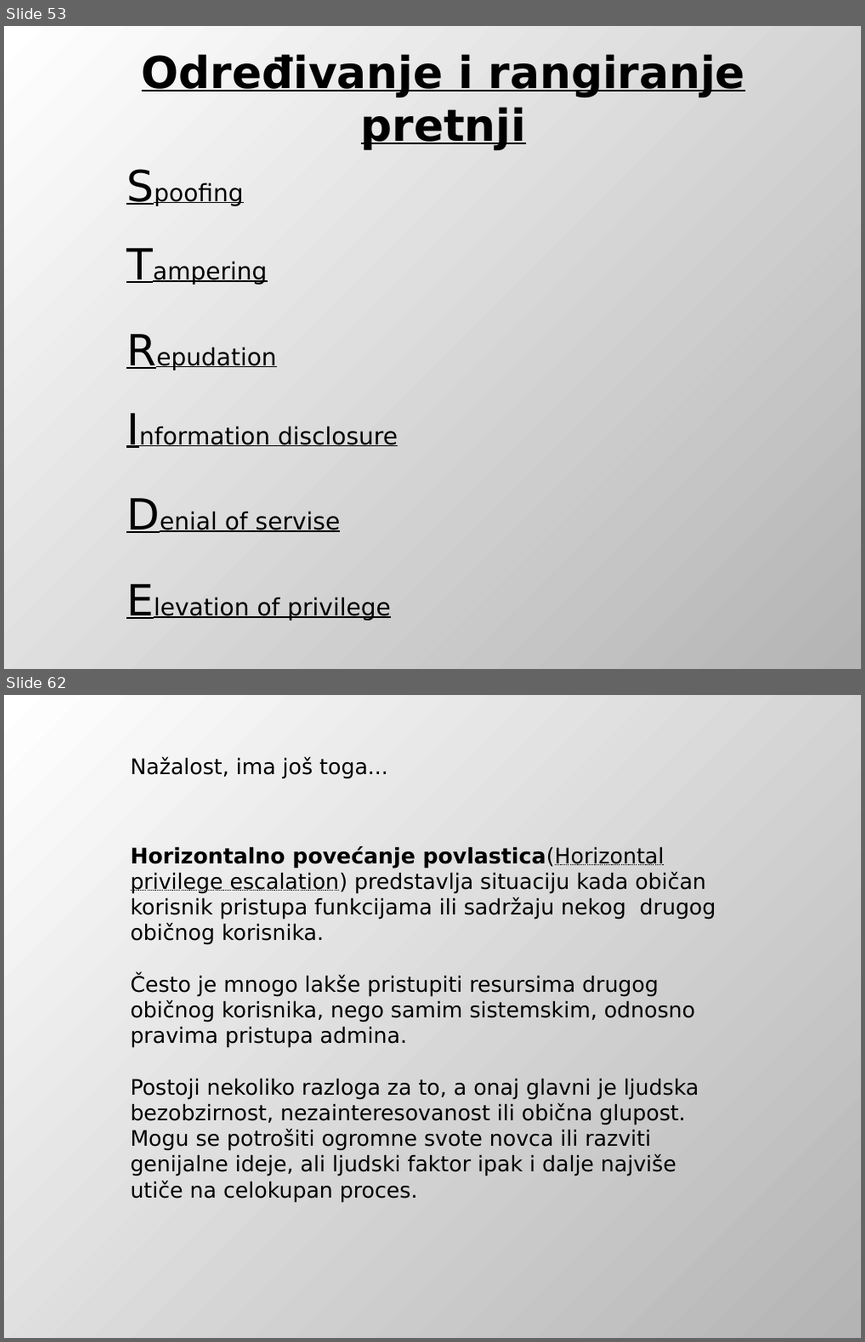
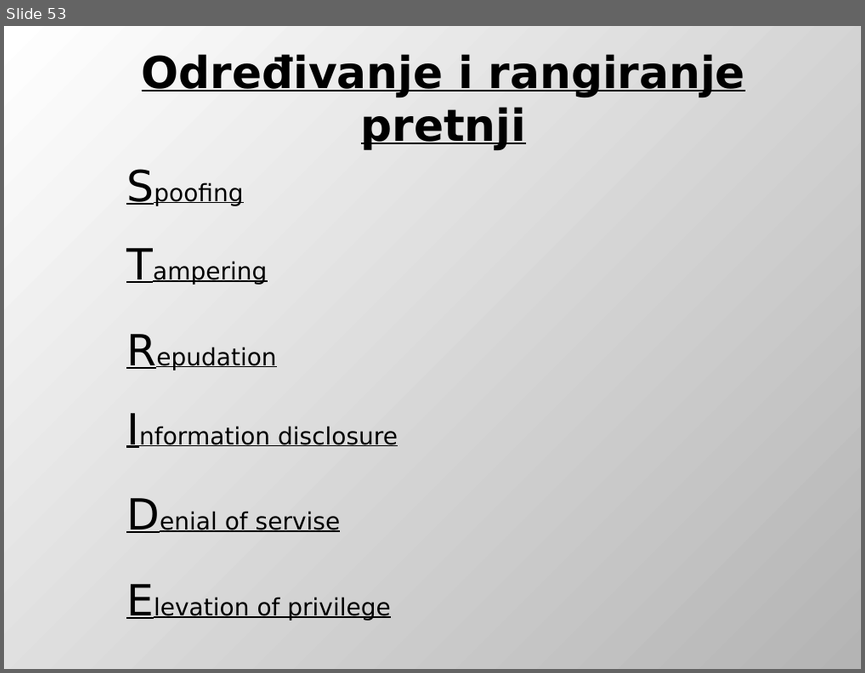
Before and after one commit to DejanUrosevic/XML-Projekat, a slide deck: Model Pretnji.pptx. Shown one above the other, each under a label of ours: slides 53 and 62 before the commit, slide 53 after it; the slides between them are not shown. The pictures are 865x1342 and 865x673 pixels, drawn with LibreOffice and Linux fonts; fonts in the diff are those of the drawing. Boxes give left, top, right and bottom in pixels: in the first picture for what was removed or moved away, otherwise in the second. Text is boxed around its words. In the diff, an @@ line names an element or a change of style, - is before the commit and + after.

```diff
--- a/Model Pretnji.pptx
+++ b/Model Pretnji.pptx
@@ slide 62 removed at [4,695,861,1338], background gradient #FFFFFF to #B4B4B4 @@
@@ text removed at [131,757,388,779] @@
-Nažalost, ima još toga...
@@ text removed at [131,846,716,1202] @@
-Horizontalno povećanje povlastica(Horizontal privilege escalation) predstavlja situaciju kada običan korisnik pristupa funkcijama ili sadržaju nekog drugog običnog korisnika.
-Često je mnogo lakše pristupiti resursima drugog običnog korisnika, nego samim sistemskim, odnosno pravima pristupa admina.
-Postoji nekoliko razloga za to, a onaj glavni je ljudska bezobzirnost, nezainteresovanost ili obična glupost.
-Mogu se potrošiti ogromne svote novca ili razviti genijalne ideje, ali ljudski faktor ipak i dalje najviše utiče na celokupan proces.
```
Also in this commit, not shown: 2 slides changed, 1 slide added, 8 other slides removed, 3 other files.
